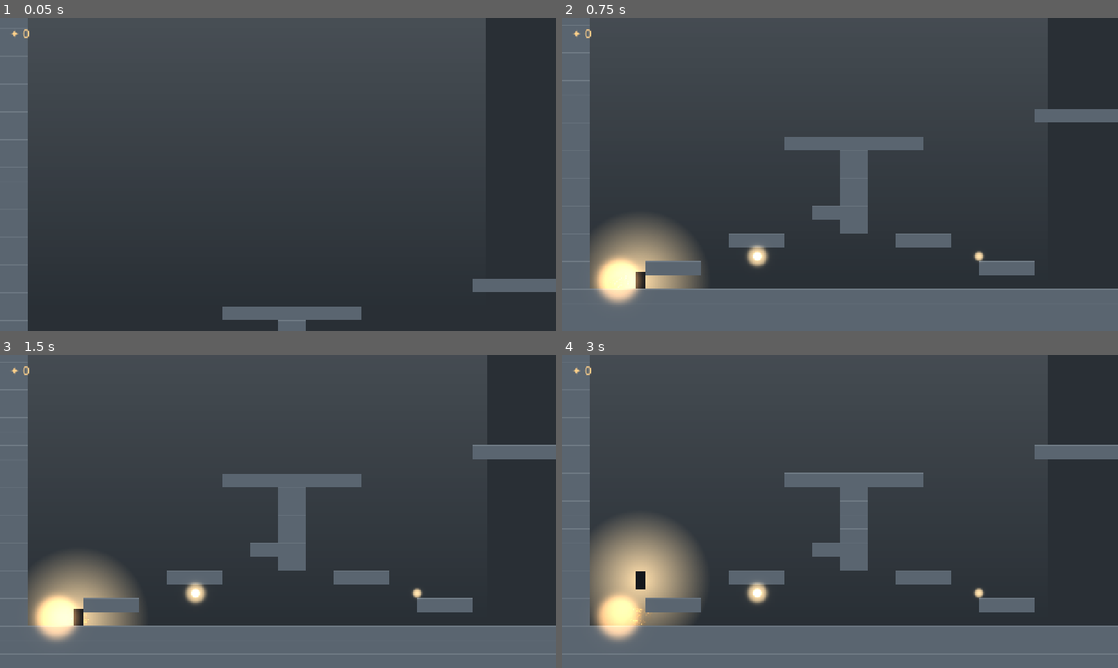
Above: before the commit, frames 1-4 (two rows, left to right).
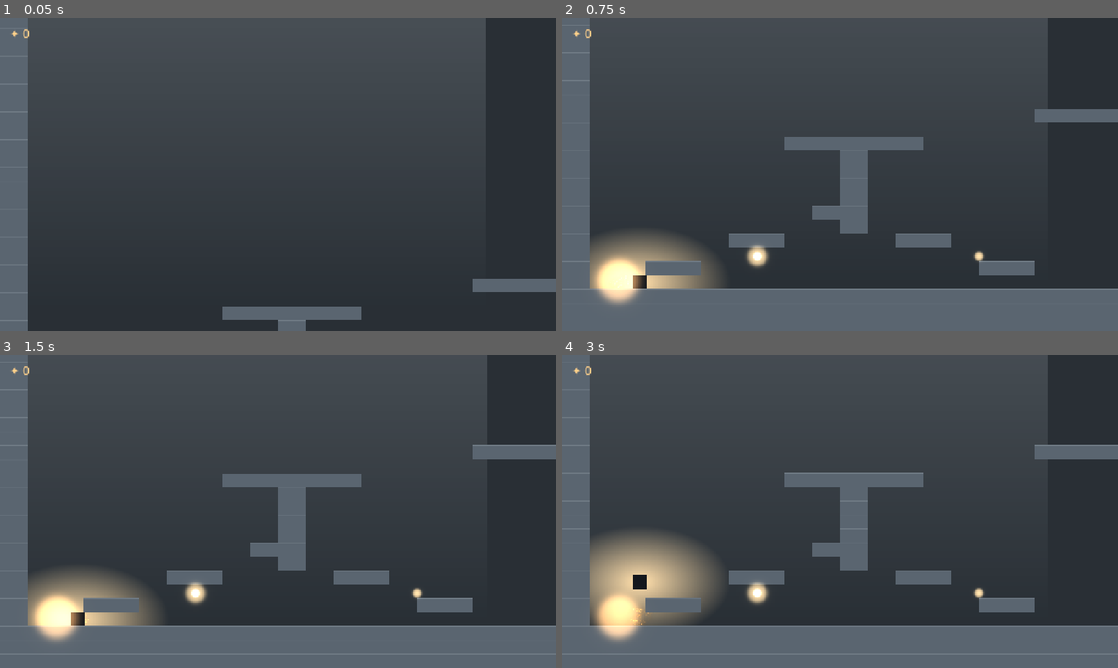
Above: after the commit, the same moments.

Repository: Appalon666/platform
Game: Godot game, scene res://scenes/main.tscn
Two runs of this game, one before a commit and one after it. Both use one fixed random seed, a clock stepped at 60 frames per second and the inputs below.
Inputs (mouse positions are in pixels of both pictures, inside the frame that each line leads up to):
- Up to frame 1 (0.05 s): no input
- Up to frame 2 (0.75 s): tap Enter at 0.5 s; move the mouse to (962, 158) at 0.52 s; hold D (move_right) from 0.53 s (still down); tap Shift (dash) at 0.6 s; click (962, 158) at 0.67 s
- Up to frame 3 (1.5 s): tap Space (jump) at 0.77 s; move the mouse to (166, 527) at 1.27 s; release D (move_right) at 1.28 s; hold S (move_down) from 1.28 s (still down); tap Shift (dash) at 1.35 s
- Up to frame 4 (3 s): tap Space (jump) at 1.52 s; move the mouse to (895, 442) at 2.02 s; release S (move_down) at 2.03 s; hold D (move_right) 2.03-2.78 s; tap C at 2.1 s; tap Shift (dash) at 2.3 s; move the mouse to (812, 574) at 2.77 s; hold W (move_up) from 2.78 s (still down); tap K at 2.85 s; click (812, 574) at 2.92 s

Frame 1 is identical in both runs. In frame 2, 1.8% of the frame differs, in the area x 5-29%, y 63-87%; in frame 3, 1.8%; in frame 4, 2.3%, in the area x 5-29%, y 52-87%.

Commit message:
feat: сквош-стретч игрока (game feel)
- player.tscn: визуал (Body+Ember) под узлом Vis с пивотом у ног — сквош «от земли»
- player.gd: _update_squash — в воздухе растяжка по вертикали скорости, на дэше по
  горизонтали, пружиним к норме (squash_recover). Импульсы-«поп»: прыжок (стретч вверх),
  приземление (сплющивание), рывок (растяжка). Коллизия/камера не тронуты.

Co-Authored-By: Claude Opus 4.8 (1M context) <noreply@anthropic.com>

Diff:
--- a/scenes/player.tscn
+++ b/scenes/player.tscn
@@ -23,13 +23,18 @@
 [node name="Player" type="CharacterBody2D"]
 script = ExtResource("1")
 
-[node name="Ember" type="Sprite2D" parent="."]
+[node name="Vis" type="Node2D" parent="."]
+position = Vector2(0, 20)
+
+[node name="Ember" type="Sprite2D" parent="Vis"]
+position = Vector2(0, -20)
 material = SubResource("mat_add")
 texture = SubResource("tex_ember")
 modulate = Color(1, 0.815686, 0.541176, 1)
 scale = Vector2(1.7, 1.7)
 
-[node name="Body" type="Polygon2D" parent="."]
+[node name="Body" type="Polygon2D" parent="Vis"]
+position = Vector2(0, -20)
 color = Color(0.0784314, 0.0941176, 0.113725, 1)
 polygon = PackedVector2Array(-12, -20, 12, -20, 12, 20, -12, 20)
 
--- a/scripts/player.gd
+++ b/scripts/player.gd
@@ -39,6 +39,7 @@
 @export var shake_decay := 30.0             ## Как быстро гаснет тряска
 @export var land_threshold := 320.0         ## Мин. скорость падения для «удара» о землю
 @export var death_hitstop := 0.07           ## Стоп-кадр в момент смерти (сек, реального времени)
+@export var squash_recover := 16.0          ## Скорость возврата сквош-стретча к норме
 
 var _coyote := 0.0
 var _buffer := 0.0
@@ -58,7 +59,10 @@
 var _has_double_jump := false               ## Способность-гейт: разблокируется пикапом
 var _air_jumps := 0                          ## Осталось прыжков в воздухе
 
+var _squash := Vector2.ONE                   ## Текущий сквош-стретч визуала
+
 @onready var _cam: Camera2D = $Camera2D
+@onready var _vis: Node2D = $Vis
 
 func _ready() -> void:
 	_start_pos = global_position
@@ -73,6 +77,7 @@
 		return
 
 	_update_shake(delta)
+	_update_squash(delta)
 
 	var input_x := Input.get_axis("move_left", "move_right")
 	if input_x != 0.0:
@@ -136,6 +141,7 @@
 			Sfx.play("jump")
 			_add_shake(jump_shake)
 			Fx.dust(global_position + Vector2(0, 20), Palette.CH1_FOG, 6)
+			_squash = Vector2(0.72, 1.32)        # стретч вверх на прыжке
 		elif is_on_wall_only():
 			var n := get_wall_normal()
 			velocity.x = n.x * wall_jump_push
@@ -163,6 +169,7 @@
 		Sfx.play("land", 0.9 + fall_speed / 4000.0)          # чем сильнее удар — тем ниже тон
 		_add_shake(land_shake * clampf(fall_speed / max_fall, 0.4, 1.0))
 		Fx.dust(global_position + Vector2(0, 20), Palette.CH1_FOG)
+		_squash = Vector2(1.38, 0.66)            # сплющивание при ударе о землю
 	_was_on_floor = is_on_floor()
 
 func _start_dash() -> void:
@@ -181,6 +188,7 @@
 	Sfx.play("dash")
 	_add_shake(dash_shake)
 	Fx.burst(global_position, Palette.AMBER_CORE, 12, 150.0, 0.4)   # янтарный шлейф
+	_squash = Vector2(1.3, 0.75)                # растяжка-поп на старте рывка
 
 ## Смерть = juice + мгновенный возврат на последний чекпоинт. Зовут шипы/падение/R.
 ## Порядок: звук + вспышка искр + тряска → стоп-кадр → перенос на чекпоинт.
@@ -254,3 +262,15 @@
 		_cam.offset = Vector2(randf_range(-_shake, _shake), randf_range(-_shake, _shake))
 	elif _cam.offset != Vector2.ZERO:
 		_cam.offset = Vector2.ZERO
+
+## Сквош-стретч визуала: в воздухе тянемся по вертикали скорости, на дэше — по горизонтали;
+## пружиним к цели. Импульсы (прыжок/приземление/дэш) выставляют _squash напрямую — «поп».
+func _update_squash(delta: float) -> void:
+	var target := Vector2.ONE
+	if _dashing:
+		target = Vector2(1.28, 0.8)
+	elif not is_on_floor():
+		var s := clampf(absf(velocity.y) / 900.0, 0.0, 1.0) * 0.22
+		target = Vector2(1.0 - s, 1.0 + s)
+	_squash = _squash.lerp(target, squash_recover * delta)
+	_vis.scale = _squash
